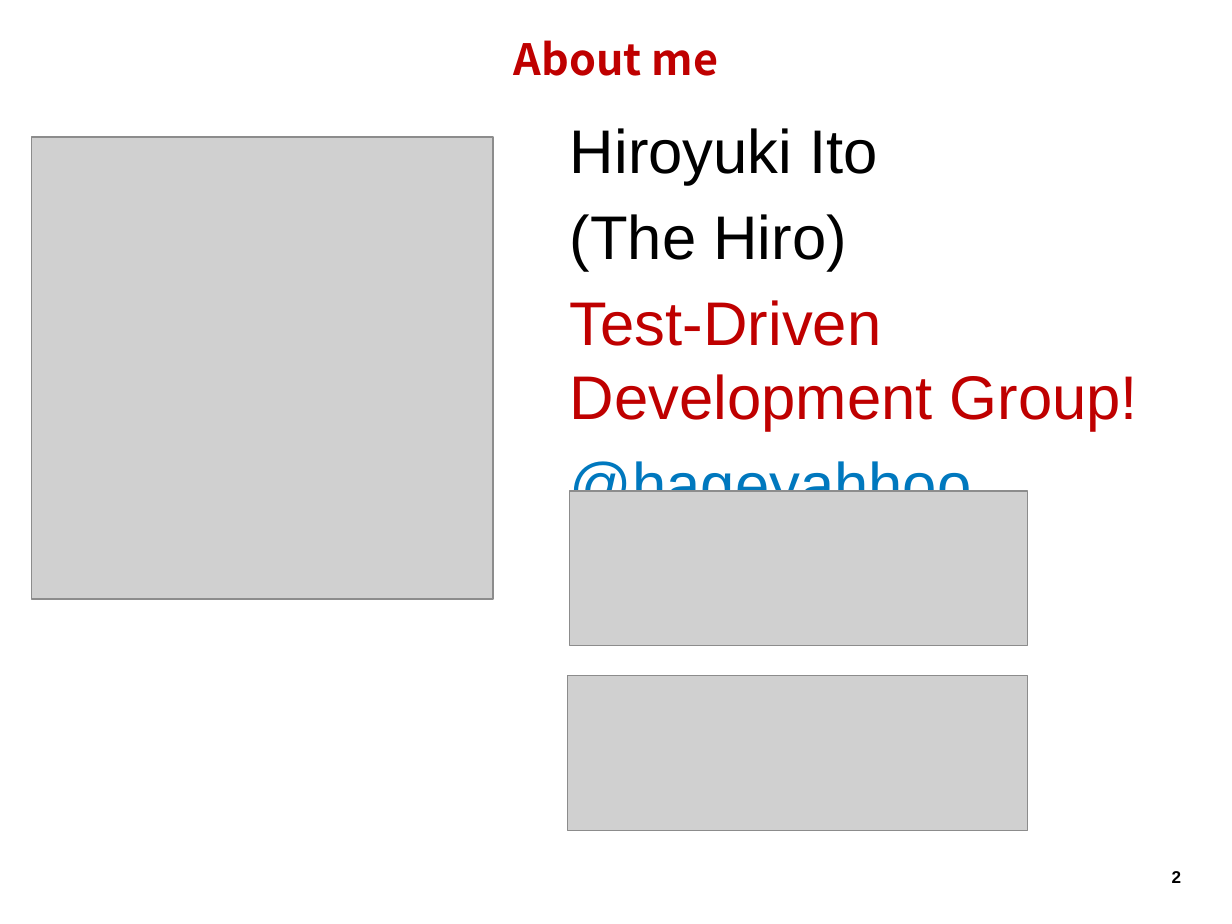
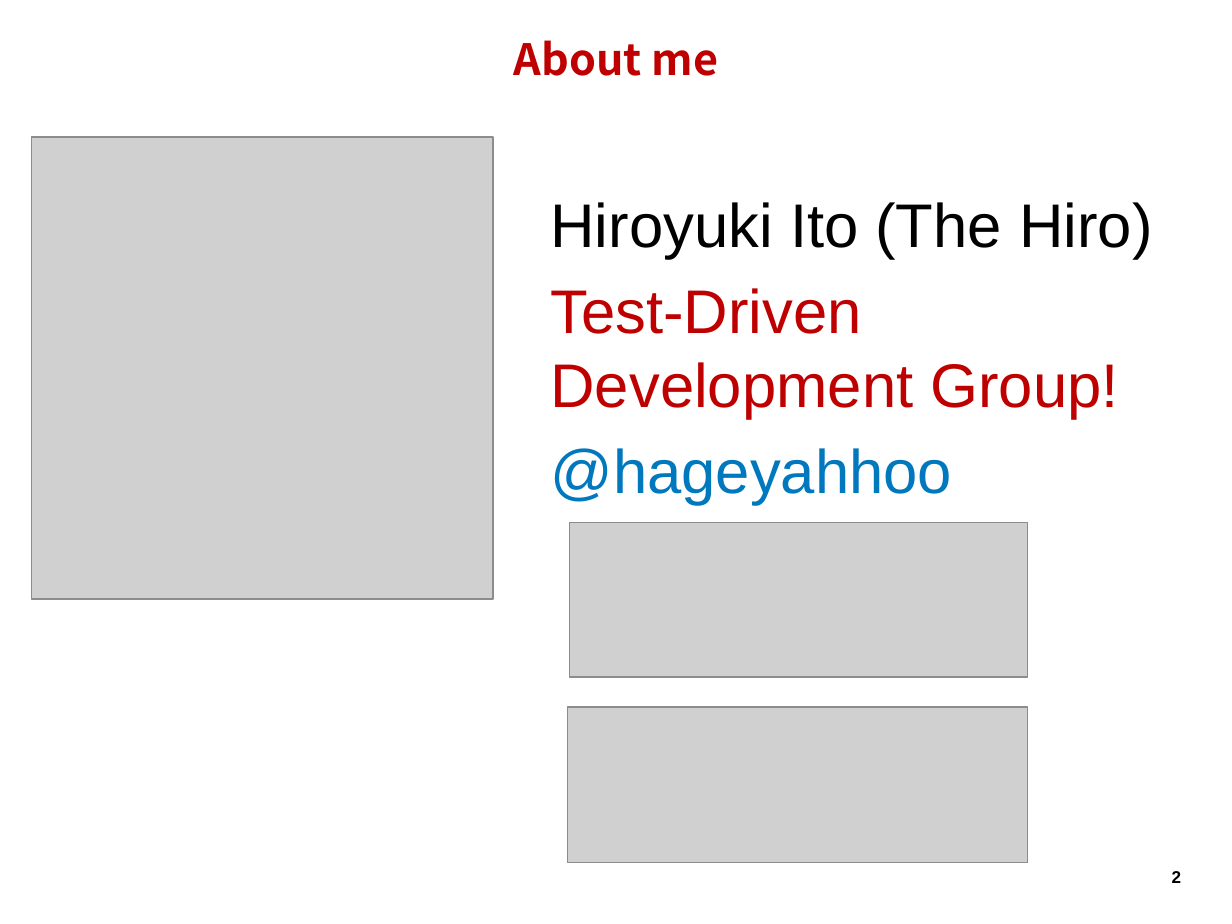
Before and after one commit to hageyahhoo/agile2014, a slide deck: slide 2 of presentations/TechnologyDrivenDevelopment.pptx. Drawn at 1232x924 pixels with LibreOffice and Linux fonts; fonts in the diff are those of the drawing; grey boxes stand for pictures; background and template pictures are left out. Boxes give left, top, right and bottom in pixels: in the first picture for what was removed or moved away, otherwise in the second. Text is boxed around its words. In the diff, an @@ line names an element or a change of style, - is before the commit and + after.

```diff
--- a/presentations/TechnologyDrivenDevelopment.pptx
+++ b/presentations/TechnologyDrivenDevelopment.pptx
@@ text "Hiroyuki Ito (The Hiro)": place and size @@
-text "Hiroyuki Ito (The Hiro)" at bbox=[570, 128, 1138, 492]
+text "Hiroyuki Ito (The Hiro)" at bbox=[551, 202, 1152, 505]
@@ text at bbox=[551, 202, 1152, 259]: text changed @@
-Hiroyuki Ito
-(The Hiro)
+Hiroyuki Ito (The Hiro)
@@ picture: place and size @@
-picture at bbox=[569, 492, 1027, 646]
+picture at bbox=[569, 522, 1027, 676]
@@ picture: place and size @@
-picture at bbox=[568, 675, 1027, 830]
+picture at bbox=[568, 707, 1027, 862]
```
Also in this commit, not shown: 1 other slide changed, 2 slides added, 1 slide removed.
